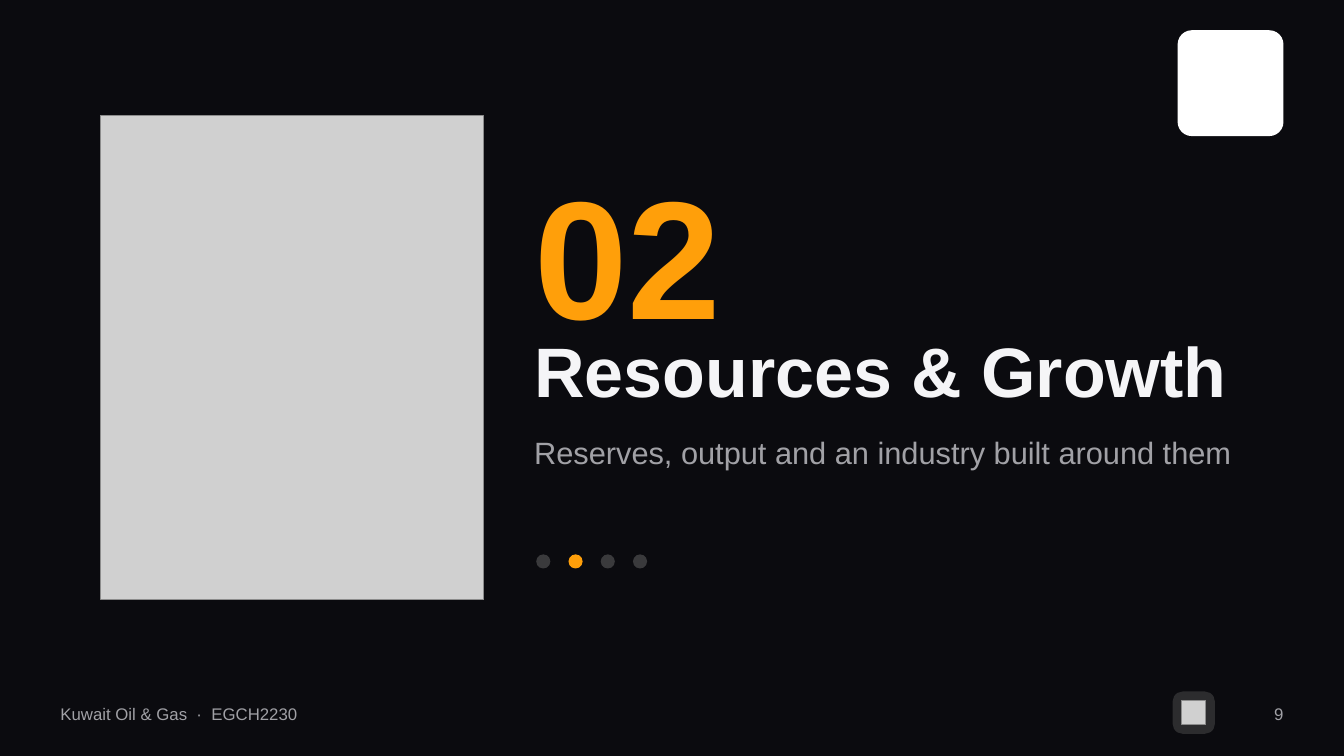
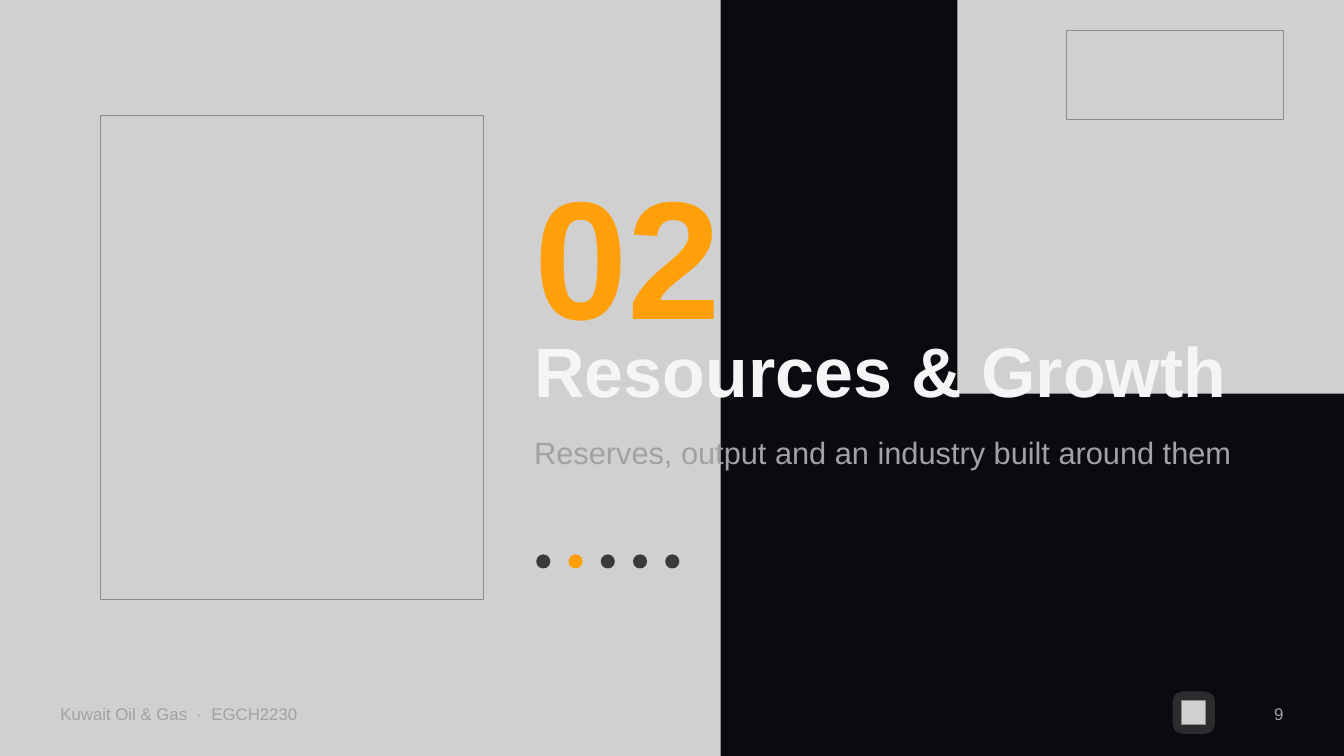
Before and after one commit to 0ceanmind/shahad-research, a slide deck: slide 9 of Kuwait_Oil_and_Gas_Presentation.pptx. Drawn at 1344x756 pixels with LibreOffice and Linux fonts; fonts in the diff are those of the drawing; grey boxes stand for pictures; background and template pictures are left out. Boxes give left, top, right and bottom in pixels: in the first picture for what was removed or moved away, otherwise in the second. Text is boxed around its words. In the diff, an @@ line names an element or a change of style, - is before the commit and + after.

```diff
--- a/Kuwait_Oil_and_Gas_Presentation.pptx
+++ b/Kuwait_Oil_and_Gas_Presentation.pptx
@@ picture added at [0,0,721,756] @@
@@ picture added at [958,0,1344,393] @@
@@ picture added at [1067,30,1284,120] @@
@@ rounded rectangle removed at [1178,30,1284,136] @@
@@ ellipse added at [665,555,680,569], fill #3A3A3C @@
@@ text removed at [60,708,297,720] @@
-Kuwait Oil & Gas · EGCH2230
@@ text added at [60,708,297,720], 12 pt, text #A1A1A6 @@
+Kuwait Oil & Gas · EGCH2230
```
Also in this commit, not shown: 27 other slides changed, 5 slides added, 12 other files.
